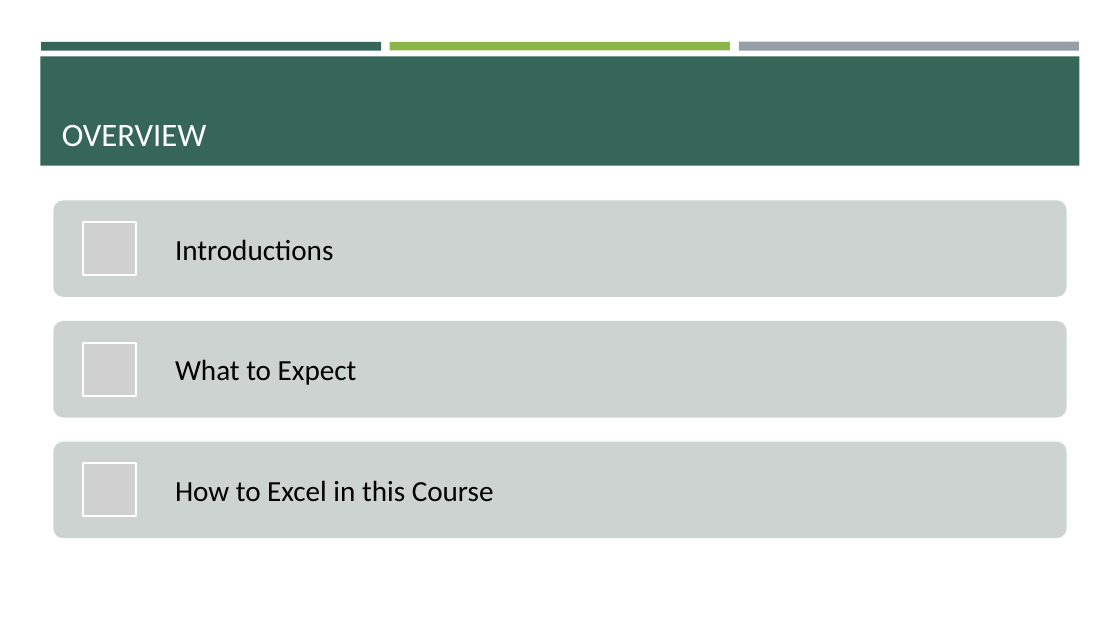
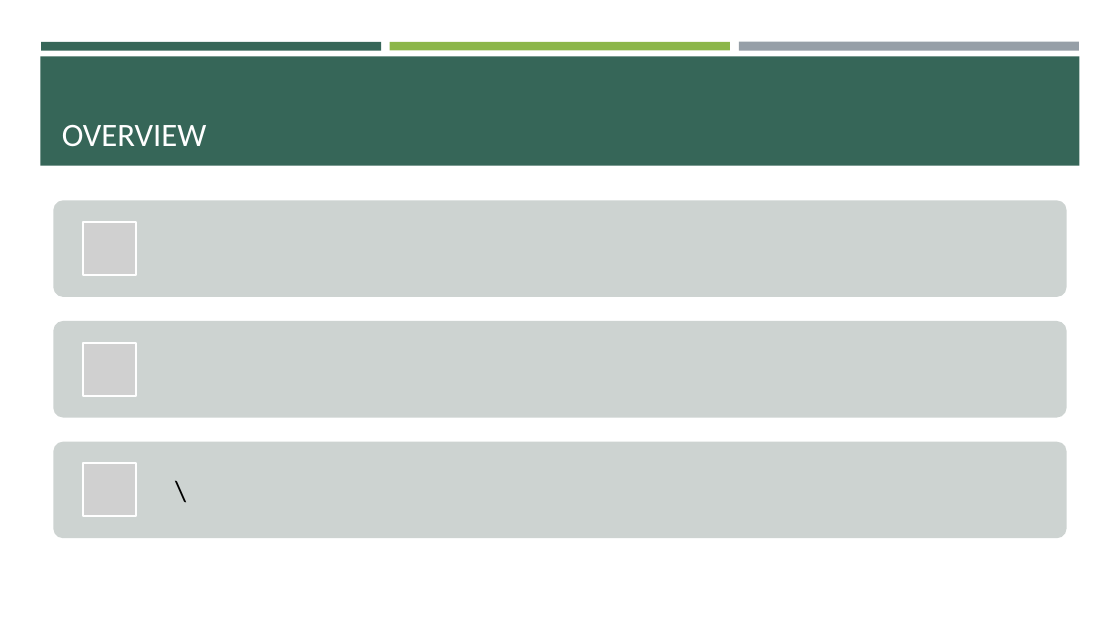
Before and after one commit to e-m-wilson/data_engineering, a slide deck: slide 2 of spark/Syllabus.pptx. Drawn at 1120x630 pixels with LibreOffice and Linux fonts; fonts in the diff are those of the drawing; grey boxes stand for pictures. Boxes give left, top, right and bottom in pixels: in the first picture for what was removed or moved away, otherwise in the second. Text is boxed around its words. In the diff, an @@ line names an element or a change of style, - is before the commit and + after.

```diff
--- a/spark/Syllabus.pptx
+++ b/spark/Syllabus.pptx
@@ text removed at <box>175,239,333,261</box> @@
-Introductions
@@ text removed at <box>175,359,357,385</box> @@
-What to Expect
@@ text added at <box>165,442,1066,539</box>, 25 pt, text #000000 @@
+\
@@ text removed at <box>175,480,494,502</box> @@
-How to Excel in this Course
```
Also in this commit, not shown: 2 other slides changed, 3 slides added, 3 slides removed, 8 other files.
